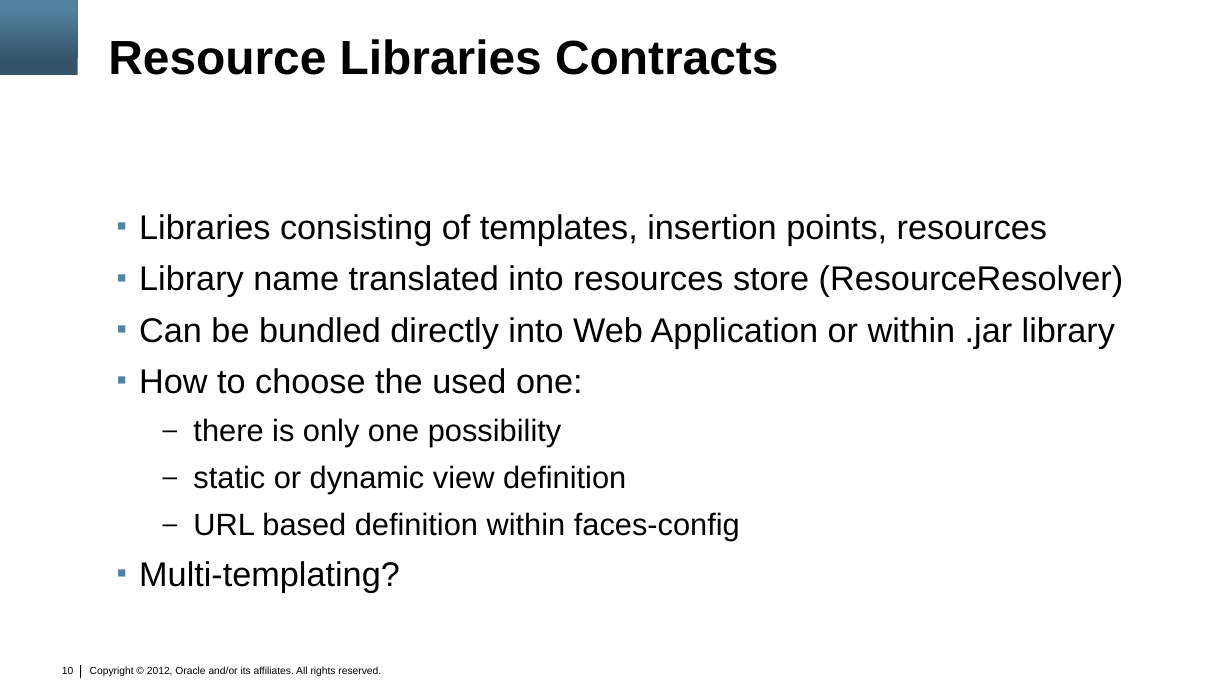
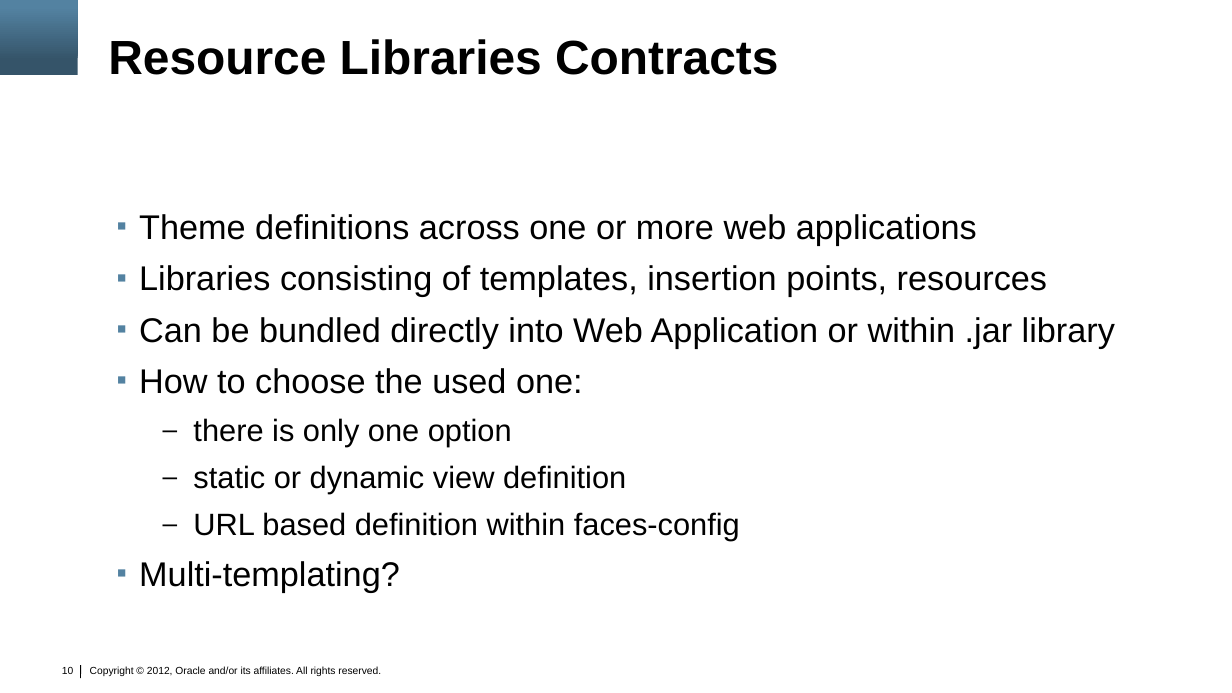
Before and after one commit to marfous/j1demo-pf, a slide deck: slide 10 of con3638.pptx. Drawn at 1232x693 pixels with LibreOffice and Linux fonts; fonts in the diff are those of the drawing; background and template pictures are left out. Boxes give left, top, right and bottom in pixels: in the first picture for what was removed or moved away, otherwise in the second. Text is boxed around its words. In the diff, an @@ line names an element or a change of style, - is before the commit and + after.

Commit message:
Updated text of tips Nr. 1, 2, 3

```diff
--- a/con3638.pptx
+++ b/con3638.pptx
@@ text at bbox=[139, 214, 977, 245]: paragraph added @@
+▪ Theme definitions across one or more web applications
@@ text at bbox=[139, 265, 1124, 297]: paragraph removed @@
-▪ Library name translated into resources store (ResourceResolver)
@@ text at bbox=[193, 418, 512, 446]: text changed @@
-  – there is only one possibility
+  – there is only one option
```
Also in this commit, not shown: 4 other slides changed.
